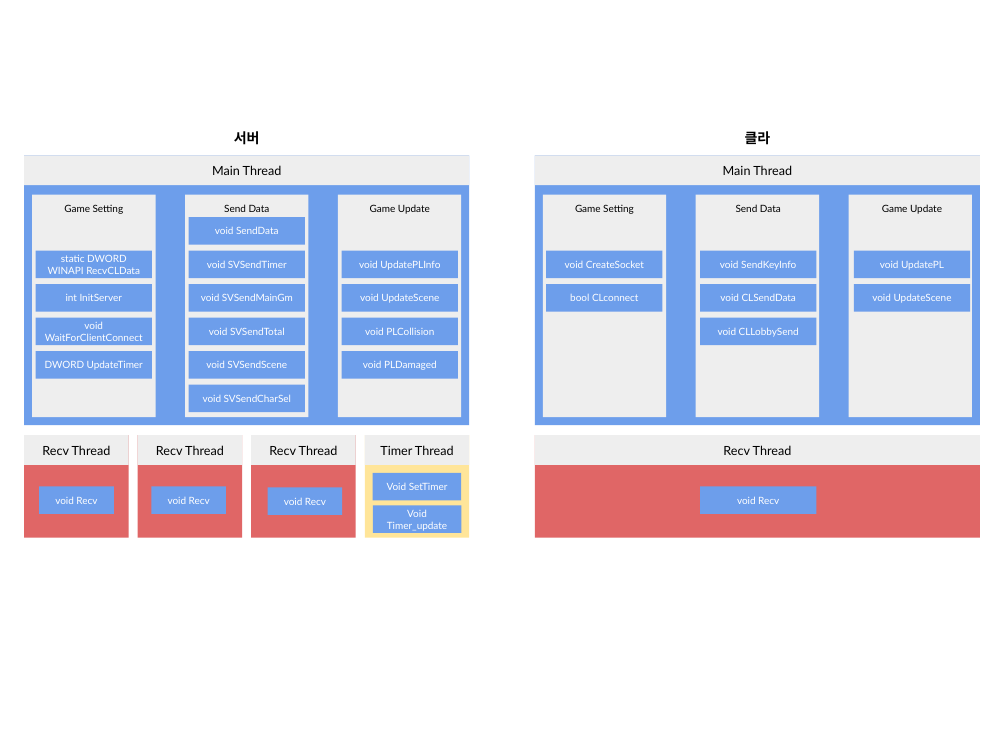
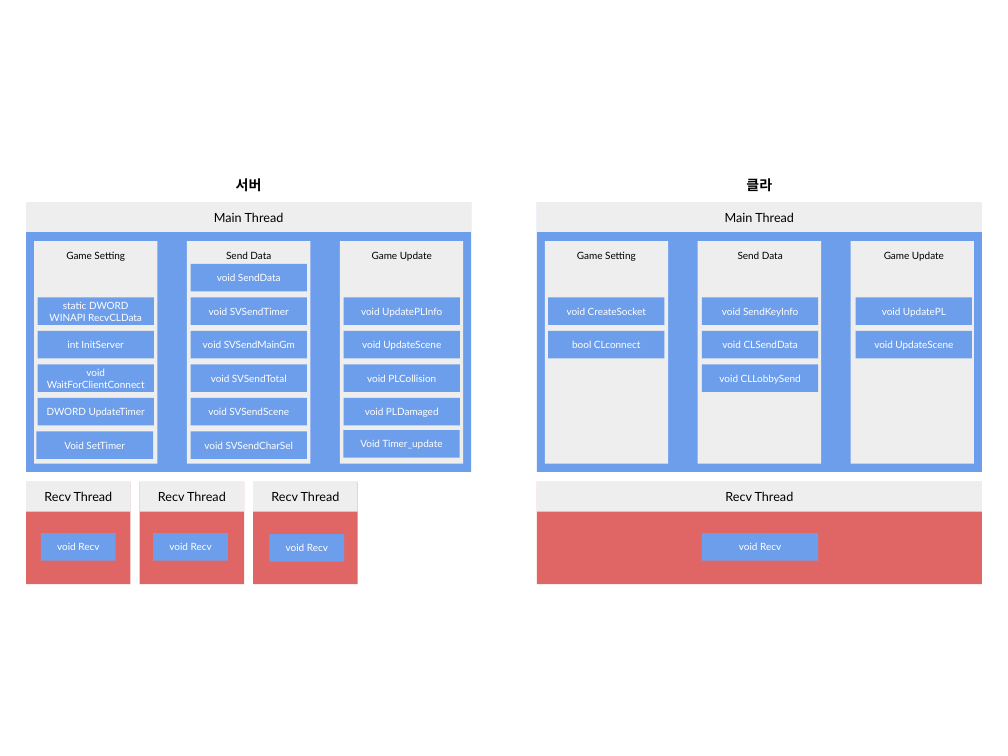
Before and after one commit to haein0303/NetWorkGame_Final_Term, a slide deck: slide 4 of Document/하이레벨 + 스레드.pptx. Drawn at 1008x756 pixels with LibreOffice and Linux fonts; fonts in the diff are those of the drawing. Boxes give left, top, right and bottom in pixels: in the first picture for what was removed or moved away, otherwise in the second. Text is boxed around its words. In the diff, an @@ line names an element or a change of style, - is before the commit and + after.

```diff
--- a/Document/하이레벨 + 스레드.pptx
+++ b/Document/하이레벨 + 스레드.pptx
@@ text "서버": place and size @@
-text "서버" at [234, 131, 260, 145]
+text "서버" at [236, 178, 262, 192]
@@ text "Game Setting": place and size @@
-text "Game Setting" at [64, 204, 124, 214]
+text "Game Setting" at [66, 251, 125, 261]
@@ rectangle "Void SetTimer": place and size @@
-rectangle "Void SetTimer" at [373, 473, 462, 500]
+rectangle "Void SetTimer" at [36, 431, 153, 459]
@@ rectangle "Void Timer_update": place and size @@
-rectangle "Void Timer_update" at [373, 505, 462, 533]
+rectangle "Void Timer_update" at [343, 430, 459, 457]
@@ rectangle removed at [365, 435, 469, 537] @@
@@ rectangle removed at [365, 435, 469, 464] @@
-Timer Thread
@@ 43 rectangles, 6 texts: place and size @@
-43 rectangles, 6 texts at [24, 131, 980, 537]
+43 rectangles, 6 texts at [26, 178, 982, 584]
```
Also in this commit, not shown: 2 other slides changed.
